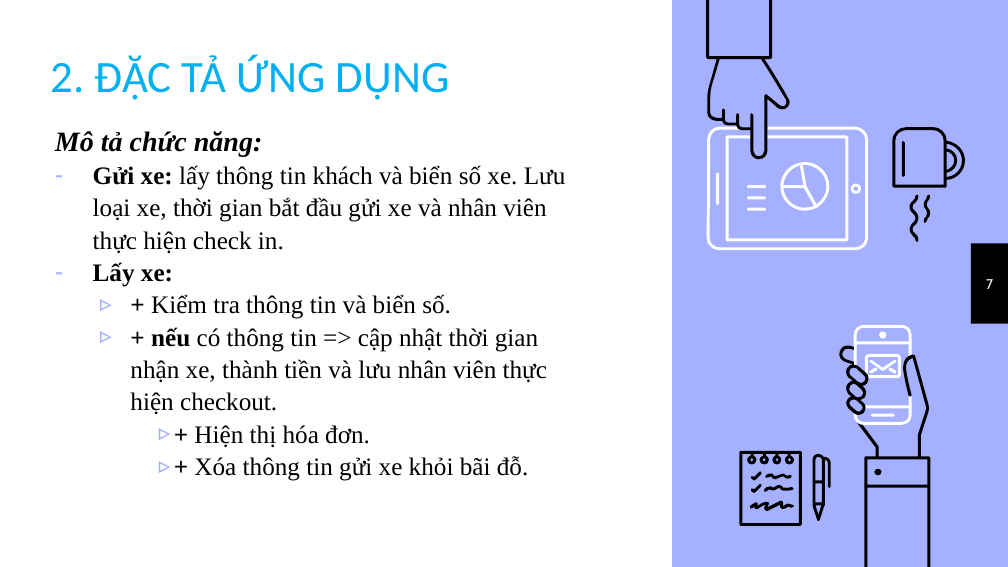
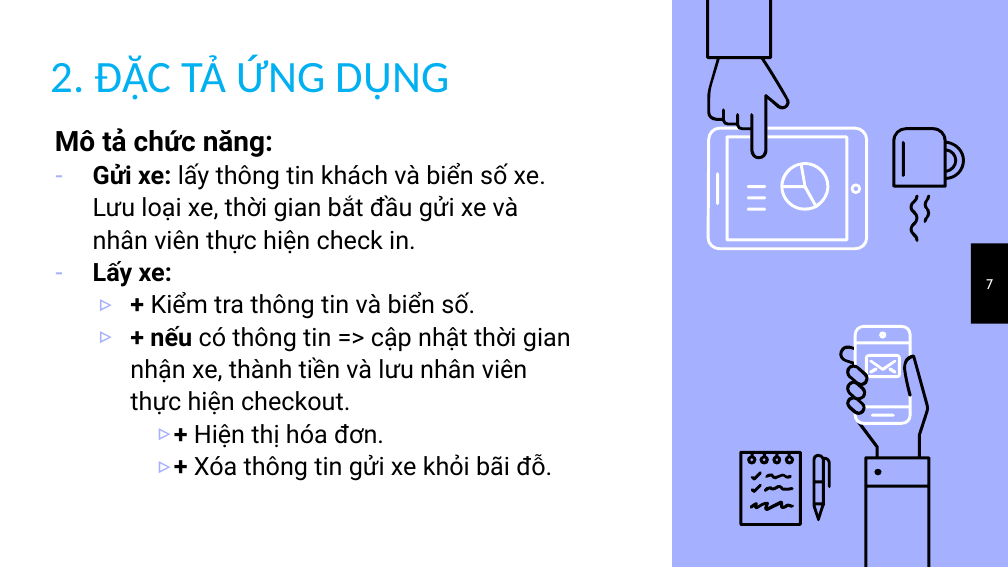
Before and after one commit to thuypt102/Practice-teamwork-01, a slide deck: slide 7 of Quản lý bãi đỗ xe.pptx. Drawn at 1008x567 pixels with LibreOffice and Linux fonts; fonts in the diff are those of the drawing. Boxes give left, top, right and bottom in pixels: in the first picture for what was removed or moved away, otherwise in the second. Text is boxed around its words. In the diff, an @@ line names an element or a change of style, - is before the commit and + after.

```diff
--- a/Quản lý bãi đỗ xe.pptx
+++ b/Quản lý bãi đỗ xe.pptx
@@ text "Mô tả chức năng:" at (55, 128, 571, 481): font Times New Roman to Roboto; italic off in "Mô tả chức năng:" @@
```
Also in this commit, not shown: 15 other slides changed, 6 slides added, 1 slide removed.
